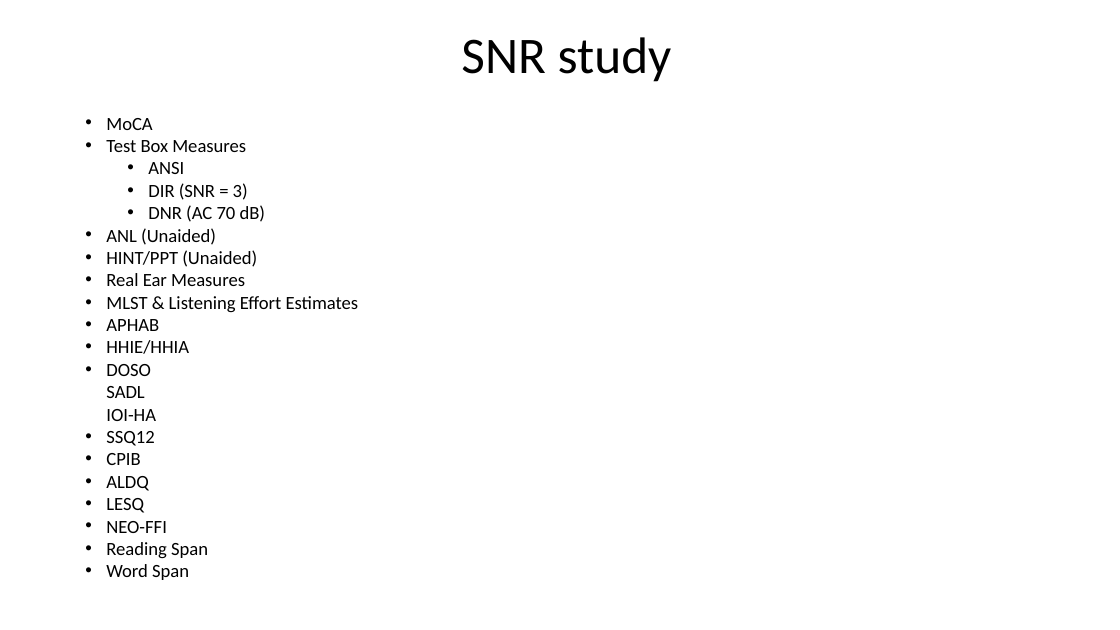
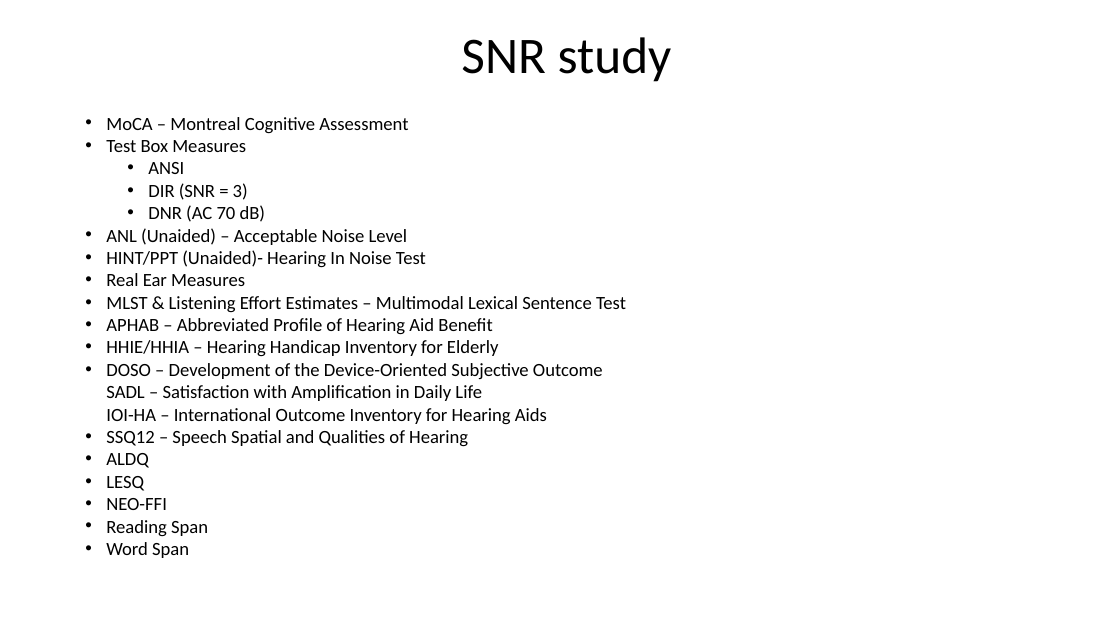
Before and after one commit to mkeomec/SNR-ERP, a slide deck: slide 3 of data analysis/alpha_SNR_2017-9-27.pptx. Drawn at 1120x630 pixels with LibreOffice and Linux fonts; fonts in the diff are those of the drawing. Boxes give left, top, right and bottom in pixels: in the first picture for what was removed or moved away, otherwise in the second. Text is boxed around its words. In the diff, an @@ line names an element or a change of style, - is before the commit and + after.

```diff
--- a/data analysis/alpha_SNR_2017-9-27.pptx
+++ b/data analysis/alpha_SNR_2017-9-27.pptx
@@ text at (106, 117, 408, 134): text changed @@
-• MoCA
+• MoCA – Montreal Cognitive Assessment
@@ text at (106, 228, 426, 268): text changed @@
-• ANL (Unaided)
-• HINT/PPT (Unaided)
+• ANL (Unaided) – Acceptable Noise Level
+• HINT/PPT (Unaided)- Hearing In Noise Test
@@ text at (106, 296, 626, 447): text changed @@
-• MLST & Listening Effort Estimates
-• APHAB
-• HHIE/HHIA
-• DOSO
-  SADL
-  IOI-HA
-• SSQ12
-• CPIB
+• MLST & Listening Effort Estimates – Multimodal Lexical Sentence Test
+• APHAB – Abbreviated Profile of Hearing Aid Benefit
+• HHIE/HHIA – Hearing Handicap Inventory for Elderly
+• DOSO – Development of the Device-Oriented Subjective Outcome
+  SADL – Satisfaction with Amplification in Daily Life
+  IOI-HA – International Outcome Inventory for Hearing Aids
+• SSQ12 – Speech Spatial and Qualities of Hearing
```
Also in this commit, not shown: 3 other slides changed, 1 other file.
